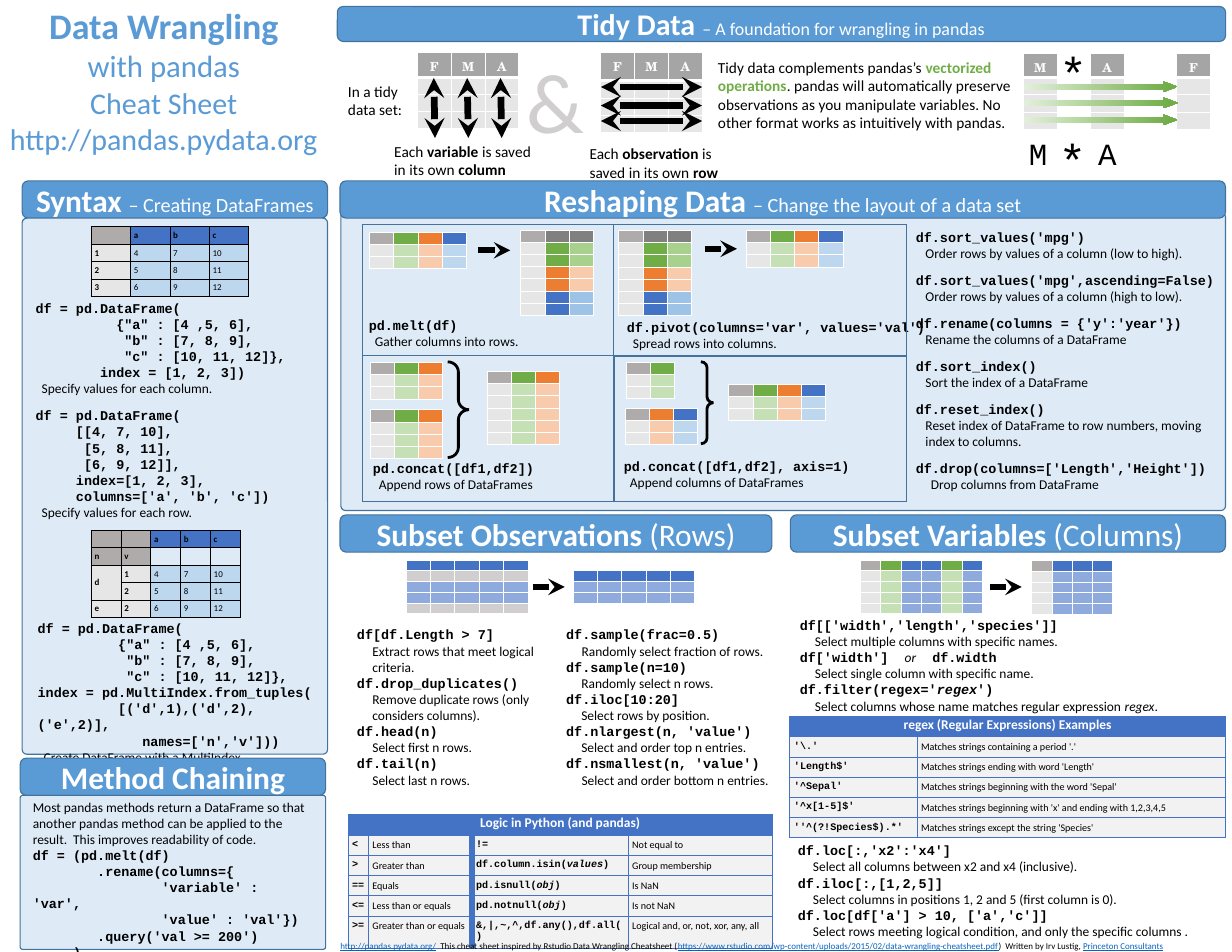
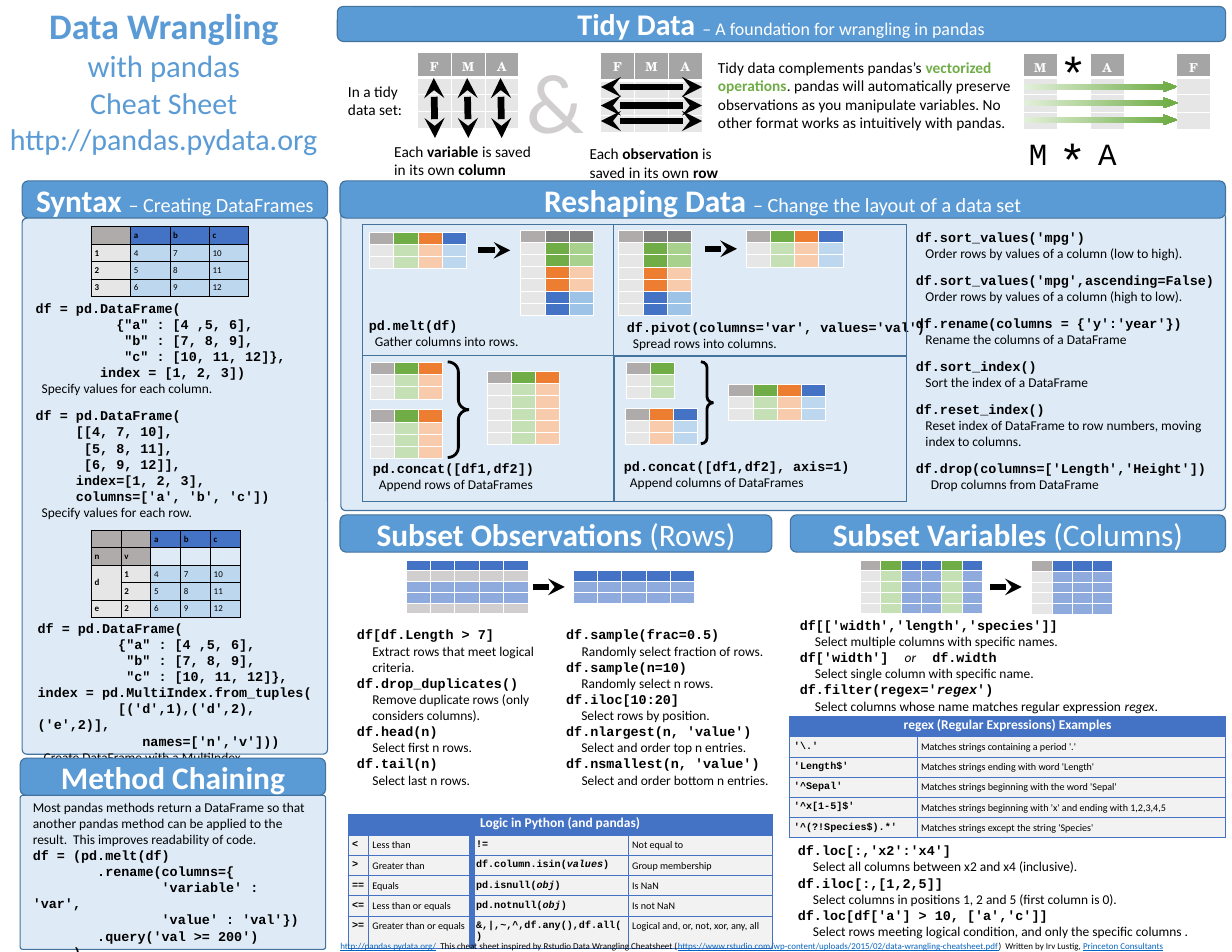
Before and after one commit to romnickmendozaramos-lab/transaction_data_processing, a slide deck: slide 1 of doc/cheatsheet/Pandas_Cheat_Sheet.pptx. Drawn at 1232x952 pixels with LibreOffice and Linux fonts; fonts in the diff are those of the drawing. Boxes give left, top, right and bottom in pixels: in the first picture for what was removed or moved away, otherwise in the second. Text is boxed around its words. In the diff, an @@ line names an element or a change of style, - is before the commit and + after.

```diff
--- a/doc/cheatsheet/Pandas_Cheat_Sheet.pptx
+++ b/doc/cheatsheet/Pandas_Cheat_Sheet.pptx
@@ table at [790,717,1226,838] @@
-row 6, column 1: ''^(?!Species$).*'
+row 6, column 1: '^(?!Species$).*'
```
Also in this commit, not shown: 3 other files.
